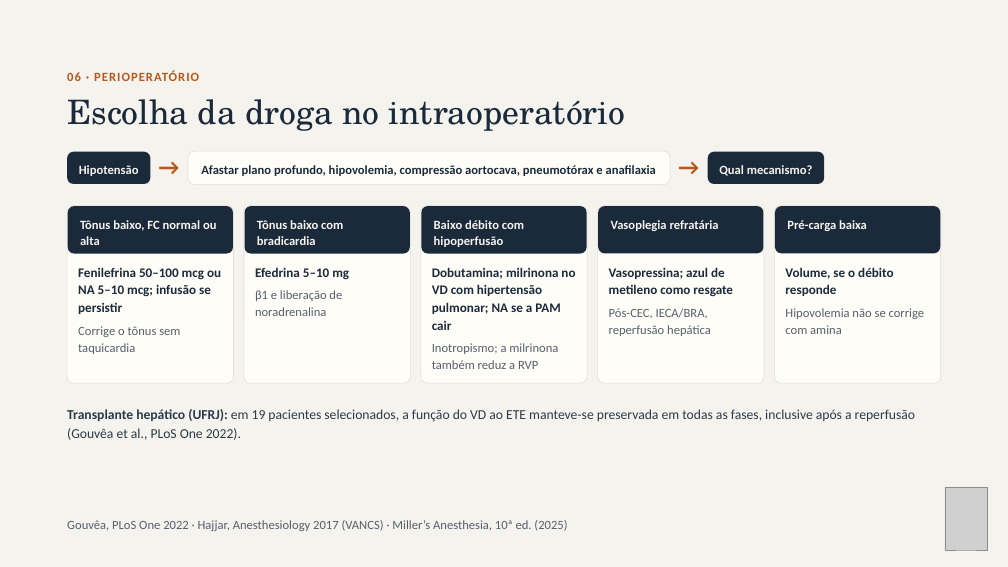
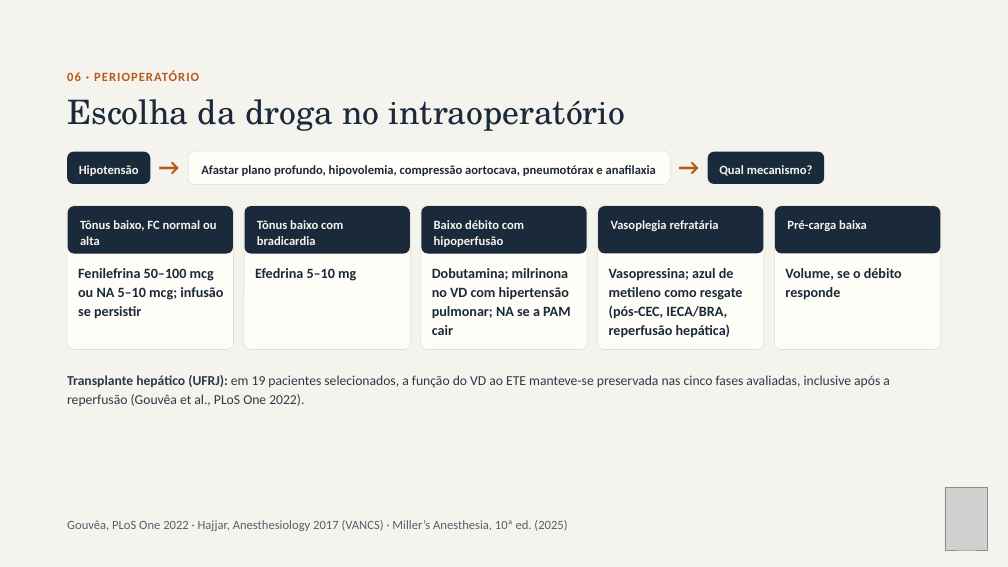
Before and after one commit to brunomoraesdubois-bit/Bruno, a slide deck: slide 16 of apresentacao/Aminas_Vasoativas.pptx. Drawn at 1008x567 pixels with LibreOffice and Linux fonts; fonts in the diff are those of the drawing; grey boxes stand for pictures. Boxes give left, top, right and bottom in pixels: in the first picture for what was removed or moved away, otherwise in the second. Text is boxed around its words. In the diff, an @@ line names an element or a change of style, - is before the commit and + after.

```diff
--- a/apresentacao/Aminas_Vasoativas.pptx
+++ b/apresentacao/Aminas_Vasoativas.pptx
@@ rounded rectangle: place and size @@
-rounded rectangle at (67, 206, 234, 383)
+rounded rectangle at (67, 206, 234, 349)
@@ rounded rectangle: place and size @@
-rounded rectangle at (244, 206, 411, 383)
+rounded rectangle at (244, 206, 411, 349)
@@ rounded rectangle: place and size @@
-rounded rectangle at (421, 206, 588, 383)
+rounded rectangle at (421, 206, 588, 349)
@@ rounded rectangle: place and size @@
-rounded rectangle at (598, 206, 765, 383)
+rounded rectangle at (598, 206, 765, 349)
@@ proportions changed in 5 elements at (67, 206, 234, 349), (244, 206, 411, 349), (421, 206, 588, 349), (598, 206, 765, 349), (774, 206, 941, 349) @@
@@ rounded rectangle: place and size @@
-rounded rectangle at (774, 206, 941, 383)
+rounded rectangle at (774, 206, 941, 349)
@@ size 12.5 to 13.5 pt; line spacing 16.9pt to 18.2pt in 4 elements at (255, 268, 356, 281), (785, 268, 902, 300), (78, 268, 223, 319), (432, 268, 570, 335) @@
@@ text at (609, 268, 743, 338): text changed; size 12.5 to 13.5 pt @@
-Vasopressina; azul de metileno como resgate
+Vasopressina; azul de metileno como resgate (pós-CEC, IECA/BRA, reperfusão hepática)
@@ text removed at (255, 290, 342, 316) @@
-β1 e liberação de noradrenalina
@@ text removed at (78, 326, 180, 354) @@
-Corrige o tônus sem taquicardia
@@ text removed at (609, 308, 711, 336) @@
-Pós-CEC, IECA/BRA, reperfusão hepática
@@ text removed at (785, 308, 925, 334) @@
-Hipovolemia não se corrige com amina
@@ text removed at (432, 343, 558, 369) @@
-Inotropismo; a milrinona também reduz a RVP
@@ text at (67, 375, 890, 406): text changed @@
-Transplante hepático (UFRJ): em 19 pacientes selecionados, a função do VD ao ETE manteve-se preservada em todas as fases, inclusive após a reperfusão (Gouvêa et al., PLoS One 2022).
+Transplante hepático (UFRJ): em 19 pacientes selecionados, a função do VD ao ETE manteve-se preservada nas cinco fases avaliadas, inclusive após a reperfusão (Gouvêa et al., PLoS One 2022).
```
Also in this commit, not shown: 22 other slides changed, 44 other files.
